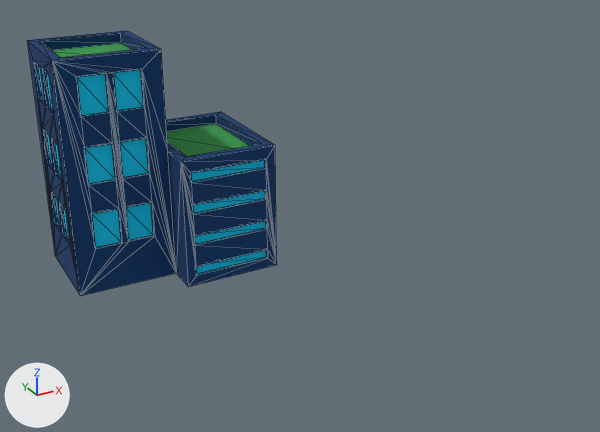
What one commit did to the glTF model library.glb.
Rendered twice from a camera (50 mm lens) standing at (-7.73, -23.05, 12.04) and looking at (4.14, -1.48, 1.26). The lights are fixed; the arrows at lower left show +X, +Y and +Z. Mesh edges are drawn as thin lines. Where no turn or scale is listed for an object, it has been applied to the vertices.

The scene before the commit, as lines of its bpy script (objects in view):
```python
me_house03 = bpy.data.meshes.new('House03')
me_house03.from_pydata(...)  # 159 vertices, 314 faces; spans x -3.0..3.0, y 0.0..7.0, z -2.0..2.0
me_house03.materials.append(mat_palette_046)  # picture img_house03
ob_house03 = bpy.data.objects.new('House03', me_house03)
ob_house03.location = (0.0, 0.0, 0.0)
ob_house03.rotation_euler = (1.571, 0.0, 0.0)  # degrees (90, 0, 0)
```
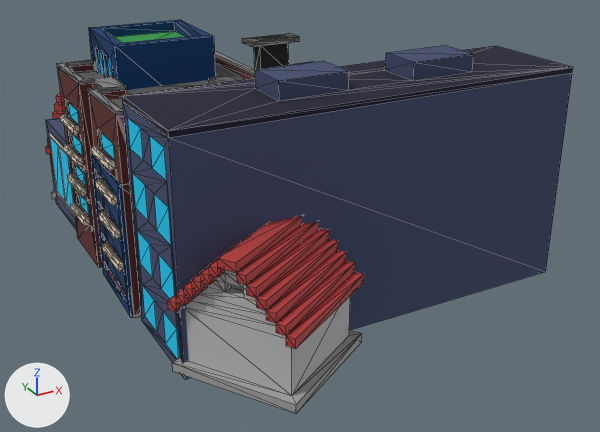
Boxes [x1, y1, x2, y2] around the edits, measured in the pictures (600 x 432 px):
'Building03', added (blue)
    after: [46, 33, 573, 379]
'House03', turned
    before: [27, 31, 277, 296]
    after: [89, 19, 216, 318]
'13', added
    after: [45, 93, 364, 414]
'House04', added
    after: [57, 51, 255, 318]

The change, as a list of edits to the scene's bpy script:
```text
Change ob_house03:
    ob_house03.rotation_euler: (1.571, 0.0, 0.0) -> (1.571, 0.0, -1.603)  # degrees (90, 0, 0) -> degrees (90, 0, -92)
Add ob_building03:
    ob_building03 = bpy.data.objects.new('Building03', me_building03)  # 200 vertices, 392 faces; spans x -4.01..8.02, y -6.47..6.47, z 0.0..6.95; in mat_palette_005 (picture img_building03)
    ob_building03.location = (2.13, 0.0, 0.0)
Add ob_house01:
    ob_house01 = bpy.data.objects.new('House01', me_house01)  # 310 vertices, 656 faces; spans x -1.66..2.55, y -2.29..3.38, z 0.0..3.92; in mat_palette_001 (picture img_house01)
    ob_house01.location = (-0.31, -0.51, 0.0)
Add ob_house04:
    ob_house04 = bpy.data.objects.new('House04', me_house04)  # 402 vertices, 800 faces; spans x -2.2..3.0, y -2.5..3.5, z 0.0..6.0; in mat_palette (picture img_house04)
    ob_house04.location = (0.0, -0.48, 0.0)
Add ob_13:
    ob_13 = bpy.data.objects.new('13', me_13)  # 720 vertices, 1408 faces; spans x -9.6..-0.7, y 15.8..34.3, z 0.2..3.7; in mat_wall_01 (grey #bcbcbc), mat_grass_011 (white #ffffff), mat_objects_011 (grey #a2a2a2), mat_windows_011 (grey #888888), mat_red_002 (red #b83e3e), mat_wall_001 (grey #bcbcbc), mat_grass_001 (white #ffffff), mat_objects_001 (grey #a2a2a2), mat_windows_001 (grey #888888), mat_red_001 (red #b83e3e), mat_wall_002 (grey #bcbcbc), mat_grass_002 (green #6fbc57), mat_objects_002 (grey #a2a2a2), mat_windows_002 (grey #888888), mat_red_003 (red #b83e3e), mat_wall_003 (grey #bcbcbc), mat_objects_003 (grey #a2a2a2), mat_windows_003 (grey #888888), mat_red_004 (red #b83e3e)
    ob_13.location = (7.52, -25.05, 0.0)
```
